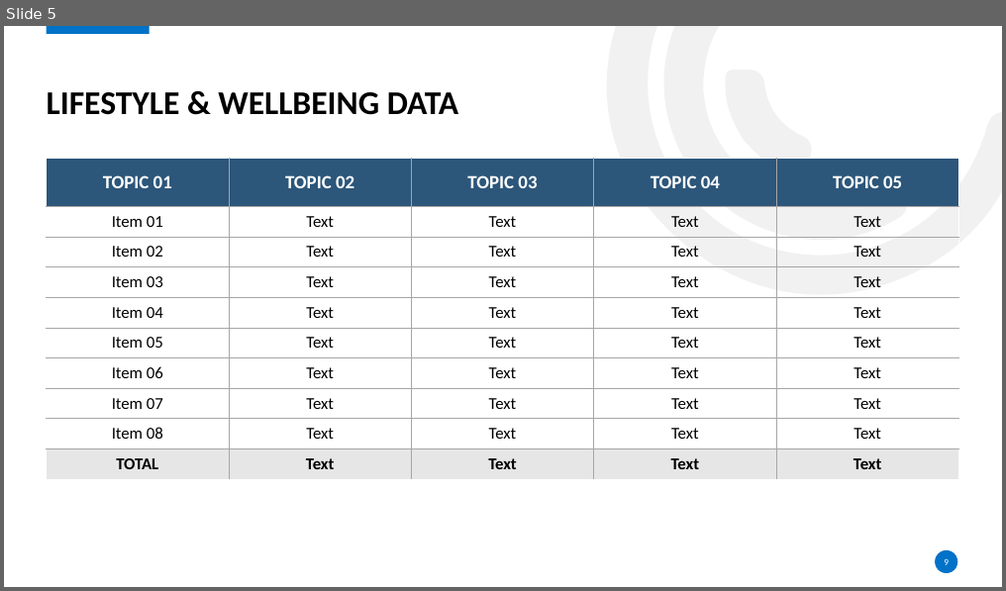
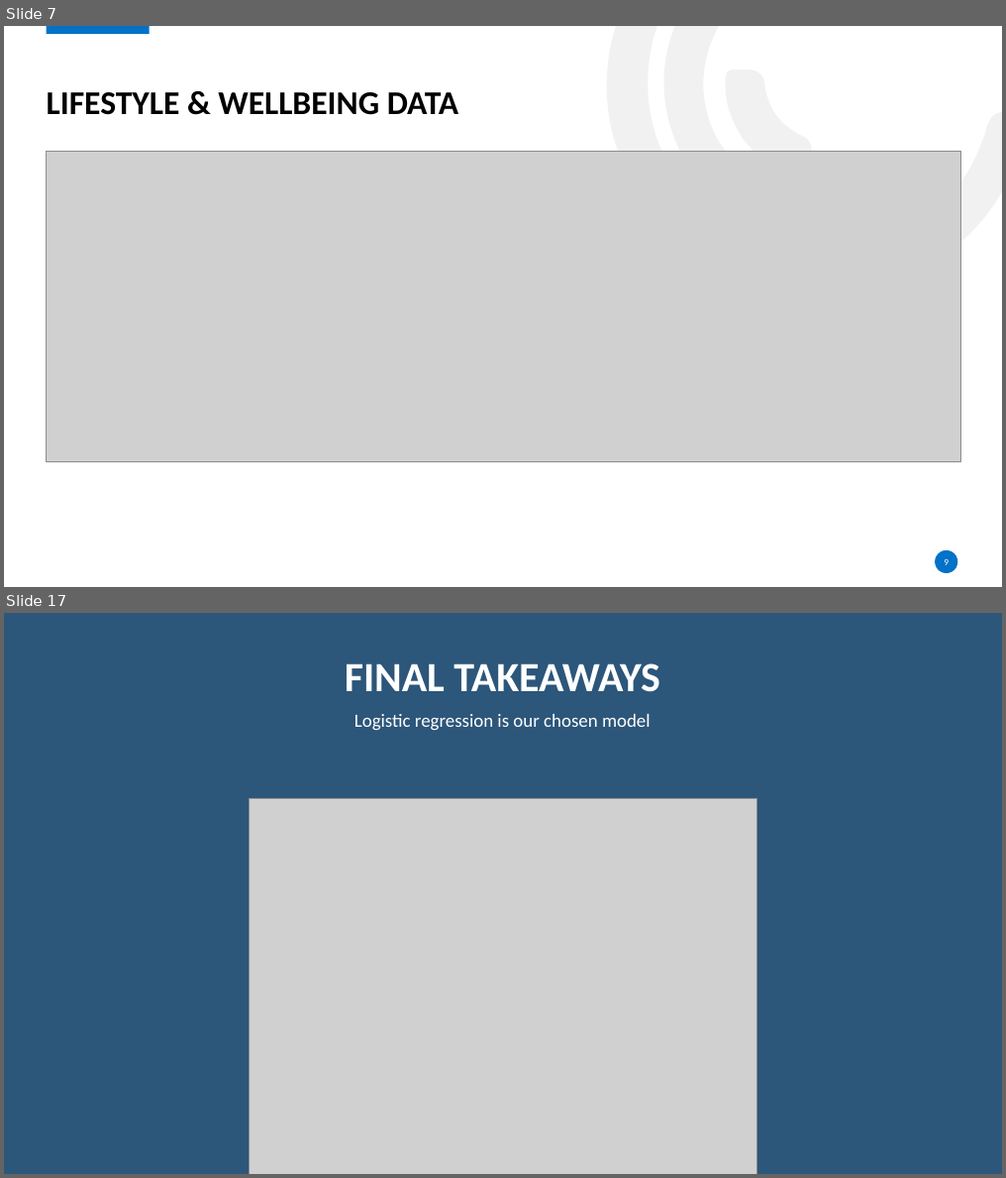
Before and after one commit to crystdang/DABC-final-g5, a slide deck: slide_deck/final-project-presentation.pptx. Shown one above the other, each under a label of ours: slide 5 before the commit, slides 7 and 17 after it; the slides between them are not shown. The pictures are 1006x591 and 1006x1178 pixels, drawn with LibreOffice and Linux fonts; fonts in the diff are those of the drawing; grey boxes stand for pictures; background and template pictures are left out. Boxes give left, top, right and bottom in pixels: in the first picture for what was removed or moved away, otherwise in the second. Text is boxed around its words. In the diff, an @@ line names an element or a change of style, - is before the commit and + after.

```diff
--- a/slide_deck/final-project-presentation.pptx
+++ b/slide_deck/final-project-presentation.pptx
@@ slide 17 added at <box>4,613,1002,1174</box>, background #FFFFFF @@
@@ rectangle added at <box>4,613,1002,1174</box>, fill #2C567A @@
@@ title added at <box>345,663,660,692</box>, 40 pt, text #FFFFFF, bold @@
+FINAL TAKEAWAYS
@@ text added at <box>354,714,650,731</box>, 18 pt, text #FFFFFF @@
+Logistic regression is our chosen model
@@ picture added at <box>249,799,757,1174</box> @@
@@ rectangle added at <box>43,1104,162,1166</box>, fill #2C567A, outline #2C567A 1 pt @@
@@ rectangle added at <box>856,1104,976,1166</box>, fill #2C567A, outline #2C567A 1 pt @@
@@ what was slide 5 is now slide 7 @@
@@ slide 7 changed as well @@
@@ table removed at <box>46,158,959,479</box>, 10 rows, 5 columns @@
-TOPIC 01 | TOPIC 02 | TOPIC 03 | TOPIC 04 | TOPIC 05
-Item 01 | Text | Text | Text | Text
-Item 02 | Text | Text | Text | Text
-Item 03 | Text | Text | Text | Text
-Item 04 | Text | Text | Text | Text
-Item 05 | Text | Text | Text | Text
-Item 06 | Text | Text | Text | Text
-Item 07 | Text | Text | Text | Text
-Item 08 | Text | Text | Text | Text
-TOTAL | Text | Text | Text | Text
@@ picture added at <box>46,152,960,463</box> @@
```
Also in this commit, not shown: 5 other slides changed, 11 other slides added, 5 slides removed.
